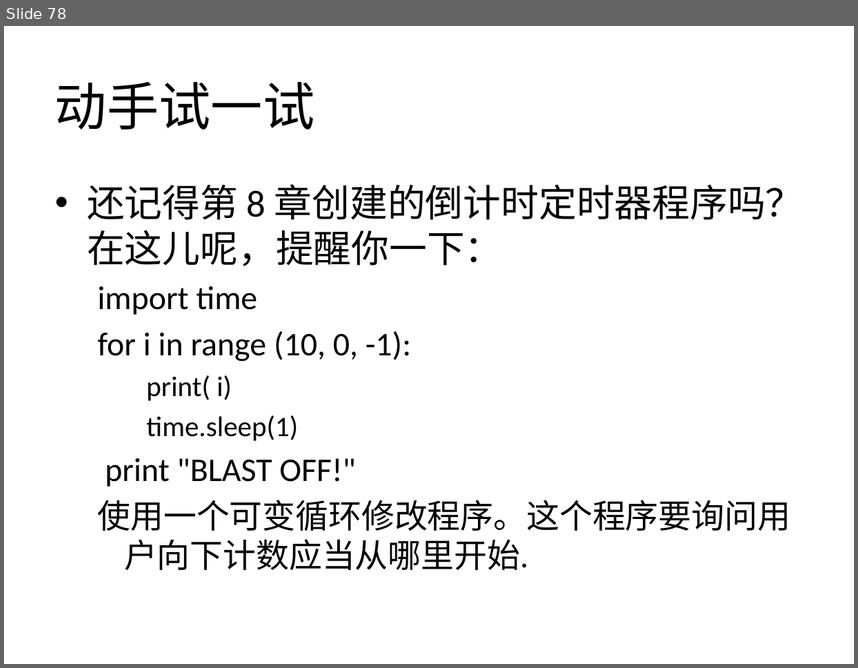
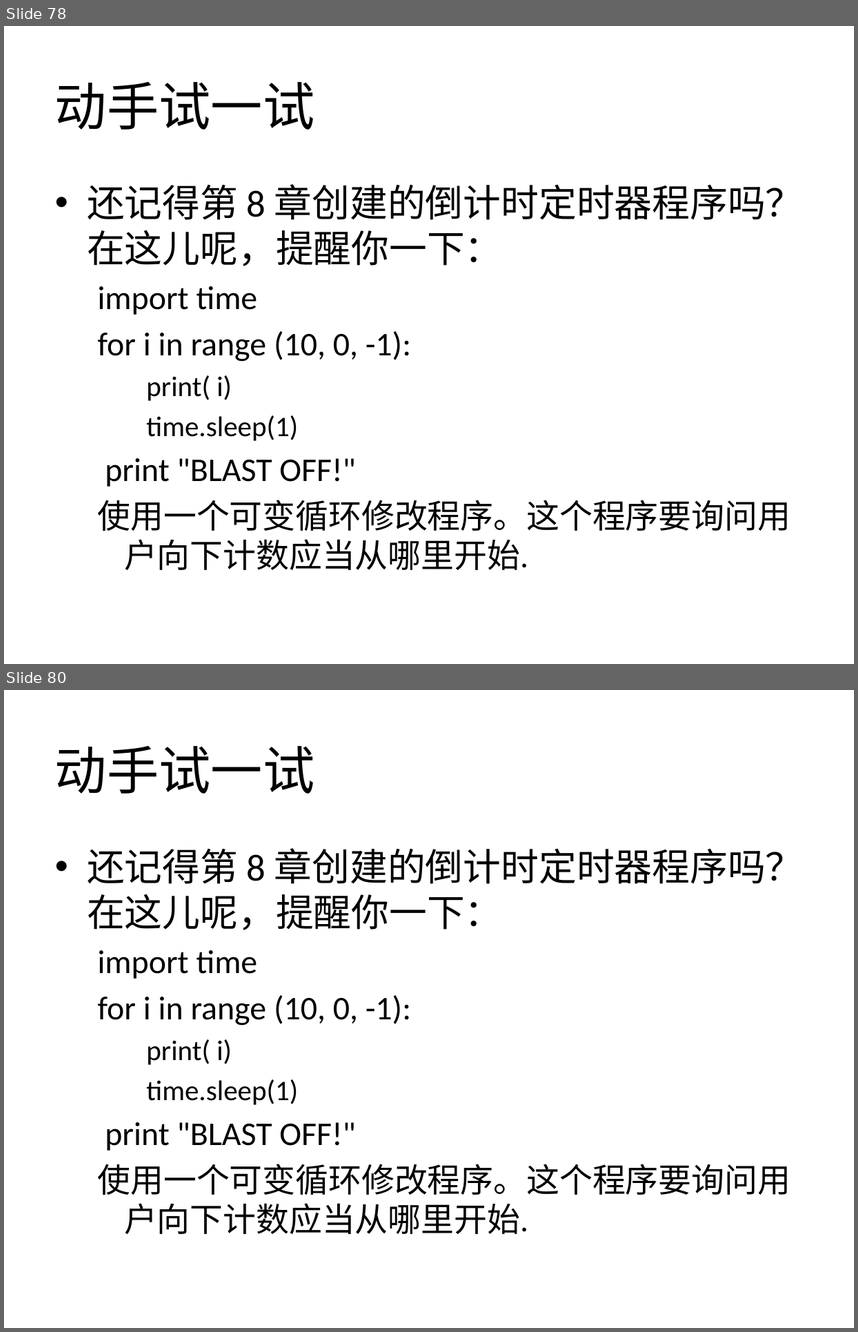
Before and after one commit to zhinan18/Python3, a slide deck: readme/Python3.pptx. Shown one above the other, each under a label of ours: slide 78 before the commit, slides 78 and 80 after it; the slides between them are not shown. The pictures are 858x668 and 858x1332 pixels, drawn with LibreOffice and Linux fonts; fonts in the diff are those of the drawing. Boxes give left, top, right and bottom in pixels: in the first picture for what was removed or moved away, otherwise in the second. Text is boxed around its words. In the diff, an @@ line names an element or a change of style, - is before the commit and + after.

```diff
--- a/readme/Python3.pptx
+++ b/readme/Python3.pptx
@@ slide 80 added at box(4, 690, 854, 1328), background #FFFFFF @@
@@ title added at box(55, 746, 314, 793), 44 pt, text #000000 @@
+动手试一试
@@ text added at box(87, 848, 804, 1234), 28 pt, text #000000 @@
+• 还记得第 8 章创建的倒计时定时器程序吗？在这儿呢，提醒你一下：
+  import time
+  for i in range (10, 0, -1):
+    print( i)
+    time.sleep(1)
+  print "BLAST OFF!"
+  使用一个可变循环修改程序。这个程序要询问用户向下计数应当从哪里开始.
```
Also in this commit, not shown: 2 slides changed, 21 other slides added, 10 other files.
